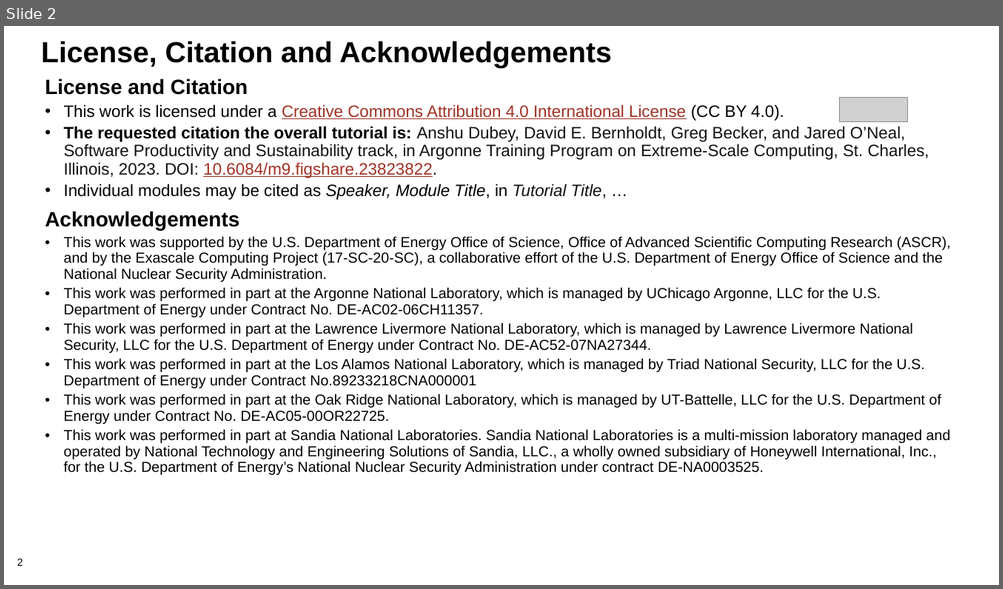
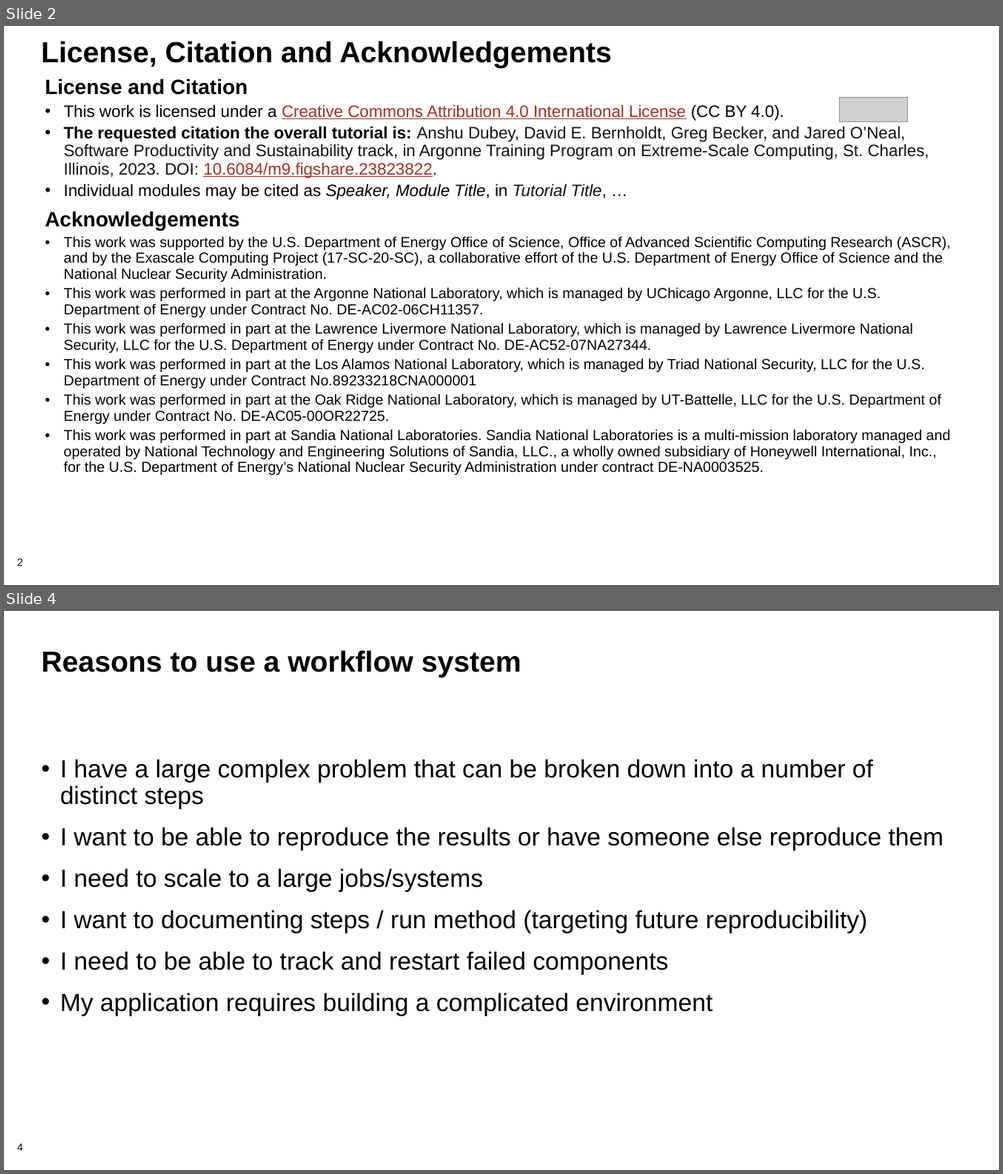
Before and after one commit to bssw-tutorial/presentations, a slide deck: rep-workflows.pptx. Shown one above the other, each under a label of ours: slide 2 before the commit, slides 2 and 4 after it; the slides between them are not shown. The pictures are 1003x589 and 1003x1174 pixels, drawn with LibreOffice and Linux fonts; fonts in the diff are those of the drawing; grey boxes stand for pictures; background and template pictures are left out. Boxes give left, top, right and bottom in pixels: in the first picture for what was removed or moved away, otherwise in the second. Text is boxed around its words. In the diff, an @@ line names an element or a change of style, - is before the commit and + after.

Commit message:
Removed Summit containers; added workflow paradigms

```diff
--- a/rep-workflows.pptx
+++ b/rep-workflows.pptx
@@ slide 4 added at <box>4,611,999,1170</box>, background #FFFFFF; not listed: 1 template element that a slide beside it also shows @@
@@ title added at <box>41,650,521,678</box>, 28 pt, text #000000, bold @@
+Reasons to use a workflow system
@@ text added at <box>60,759,944,1017</box>, 24 pt, text #000000 @@
+• I have a large complex problem that can be broken down into a number of distinct steps
+• I want to be able to reproduce the results or have someone else reproduce them
+• I need to scale to a large jobs/systems
+• I want to documenting steps / run method (targeting future reproducibility)
+• I need to be able to track and restart failed components
+• My application requires building a complicated environment
```
Also in this commit, not shown: 13 slides changed, 11 other slides added, 1 slide removed.
